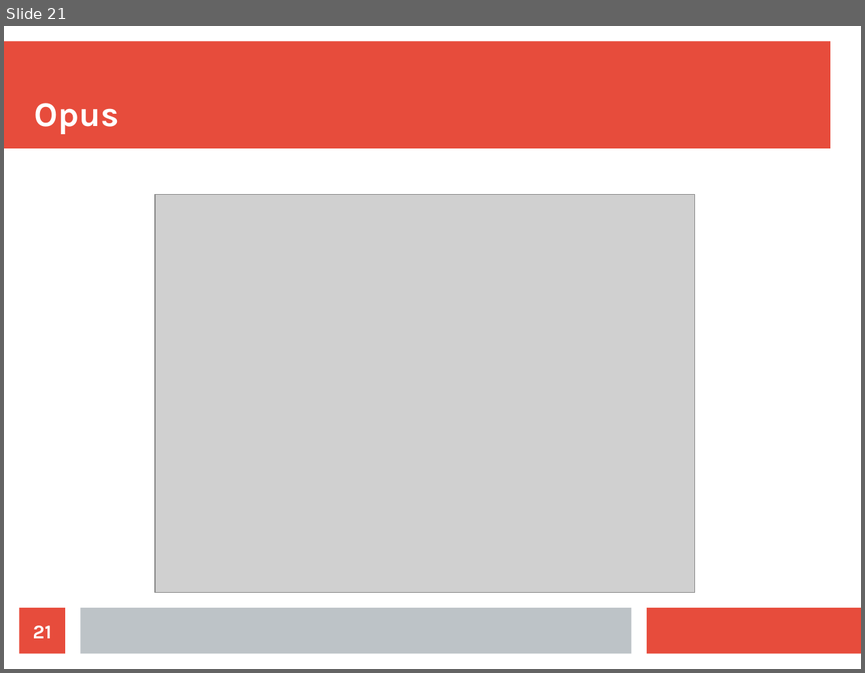
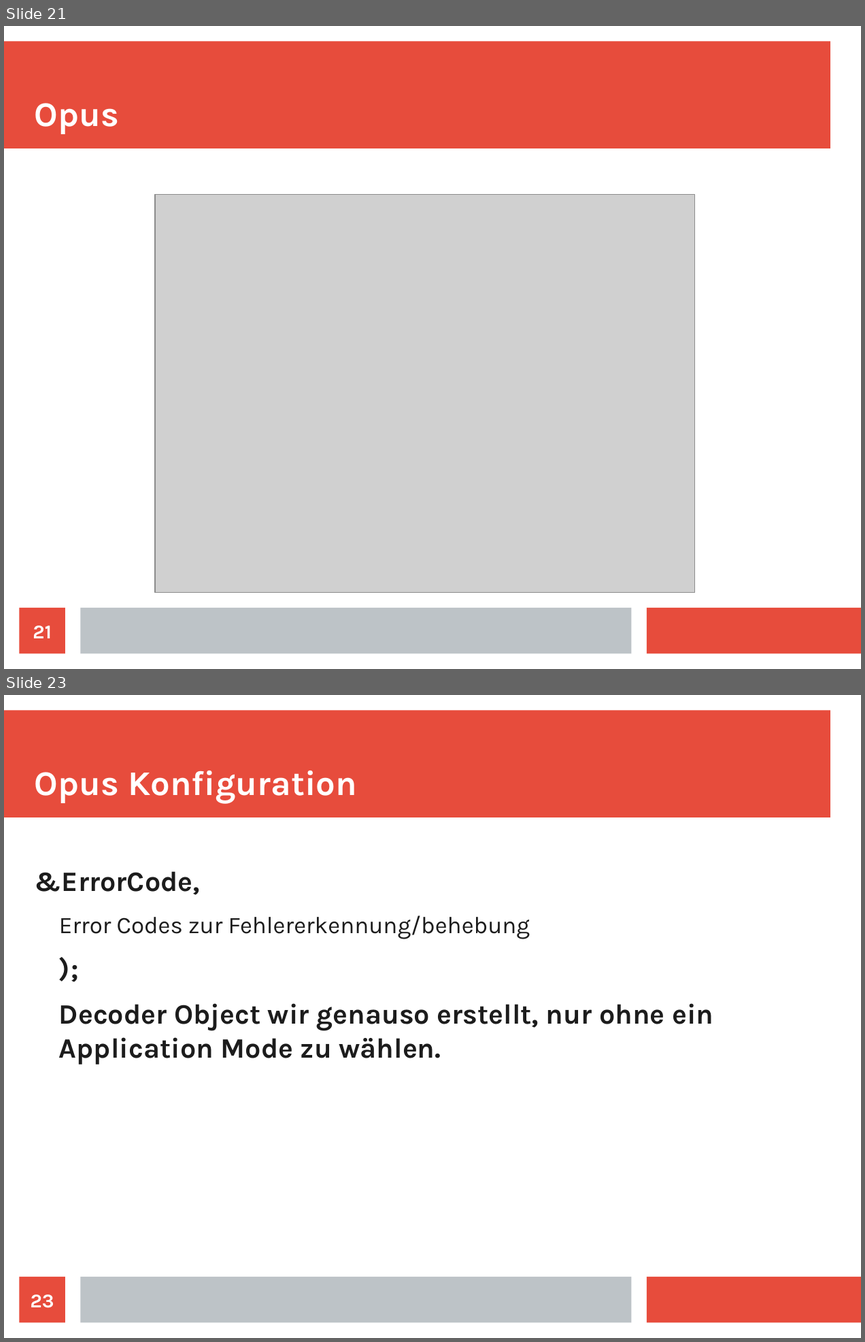
Before and after one commit to doe300/OHMComm, a slide deck: documents/OHMCommPres.odp. Shown one above the other, each under a label of ours: slide 21 before the commit, slides 21 and 23 after it; the slides between them are not shown. The pictures are 865x673 and 865x1342 pixels, drawn with LibreOffice and Linux fonts; fonts in the diff are those of the drawing; grey boxes stand for pictures. Boxes give left, top, right and bottom in pixels: in the first picture for what was removed or moved away, otherwise in the second. Text is boxed around its words. In the diff, an @@ line names an element or a change of style, - is before the commit and + after.

Commit message:
Updated Presentation
Added Opus slides for encoder object and encoder

```diff
--- a/documents/OHMCommPres.odp
+++ b/documents/OHMCommPres.odp
@@ slide 23 added at (4,695,861,1338), background #FFFFFF; not listed: 3 template elements that a slide beside it also shows @@
@@ title added at (35,770,357,803), 32 pt, text #FFFFFF, bold @@
+Opus Konfiguration
@@ text added at (35,871,713,1064), 26 pt, text #1C1C1C, bold @@
+&ErrorCode,
+  Error Codes zur Fehlererkennung/behebung
+);
+Decoder Object wir genauso erstellt, nur ohne ein Application Mode zu wählen.
@@ page number added at (20,1276,65,1323), fill #E74C3C, 18 pt, text #FFFFFF, bold @@
+23
```
Also in this commit, not shown: 2 slides changed, 3 other slides added.
